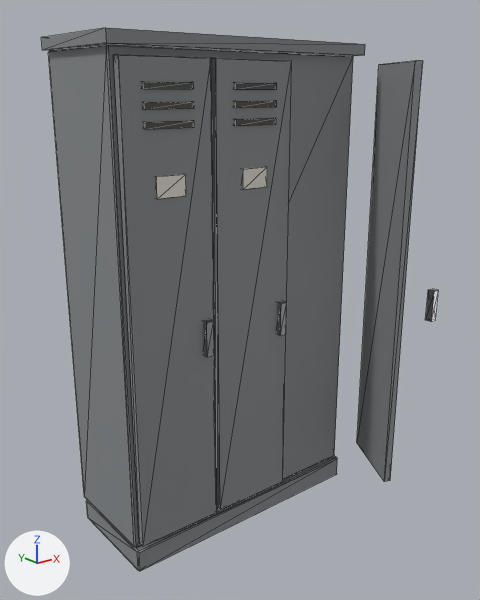
What one commit did to the FBX model unity/HorrorGame/Assets/Models/Dressing/Dress_LockerBank.fbx.
One viewpoint serves both versions: a camera (50 mm lens) standing at (-1.51, -2.04, 1.69) and looking at (0.04, -0.1, 0.91). Arrows for +X, +Y and +Z are at lower left; the lights stay in place. The first picture is the older version. Mesh edges are drawn as thin lines.

Before the edit, the objects in view are built like this:
```python
me_cube = bpy.data.meshes.new('Cube')
me_cube.from_pydata(...)  # 176 vertices, 280 faces; spans x -0.55..0.74, y -0.51..0.23, z 0.0..1.86
# faces by material slot: [136, 72, 36, 24, 12]
me_cube.materials.append(mat_dress_steelpainted)  # grey #86898c
me_cube.materials.append(mat_dress_grime)  # dark grey #56534f
me_cube.materials.append(mat_dress_steelbare)  # grey #b3b5b8
me_cube.materials.append(mat_dress_paper)  # white #e5e1d7
me_cube.materials.append(mat_dress_clothstained)  # grey #9e988c
ob_dress_lockerbank = bpy.data.objects.new('Dress_LockerBank', me_cube)
ob_dress_lockerbank.location = (0.0, 0.0, 0.0)
```
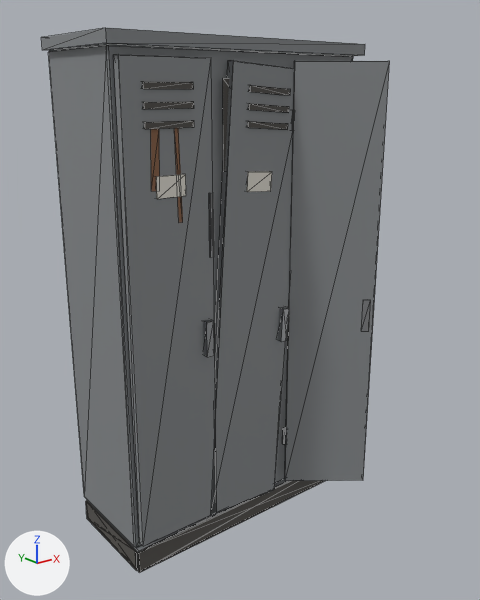
Boxes [x1, y1, x2, y2] around the edits, measured in the pictures (480 x 600 px; the box of a moved part takes in the faces that stretch with it):
'Dress_LockerBank', reshaped (12% narrower): before [41, 28, 439, 571]; after [41, 28, 390, 573]
part 1 of me_cube, moved or reshaped: before [211, 58, 292, 510]; after [211, 60, 295, 515]
part 2 of me_cube, added: after [282, 428, 286, 445]
part 3 of me_cube, moved or reshaped: before [277, 301, 287, 336]; after [361, 300, 371, 331]
part 4 of me_cube, added: after [137, 481, 324, 573]
part 5 of me_cube, added: after [86, 501, 137, 571]
part 6 of me_cube, rebuilt: before [242, 167, 267, 189]; after [246, 171, 272, 192]
part 7 of me_cube, deleted: before [425, 289, 439, 322]
part 8 of me_cube, built on: before [234, 61, 423, 482]; after [151, 61, 390, 481]
part 9 of me_cube, added: after [277, 307, 289, 341]
part 10 of me_cube, recoloured: before [234, 118, 276, 126]; after [209, 193, 214, 257]

The change in detail:
Material 'Dress_RustHeavy' (mat_dress_rustheavy) is new.
Its base color is (0.262, 0.132, 0.072) (brown #8c664c).
Its roughness is 0.95.
Material 'Dress_Cardboard' (mat_dress_cardboard) is new.
Its base color is (0.422, 0.322, 0.212) (beige #ae9a7f).
Its roughness is 0.95.
me_cube is used by ob_dress_lockerbank; location (0.0, 0.0, 0.0).
Verts and faces of me_cube; kept vertices keep their numbers, new ones are numbered from 176.
me_cube had 176 vertices, 280 faces and spanned x -0.55..0.74, y -0.51..0.23, z 0.0..1.86.
me_cube now has 280 vertices, 428 faces and spans x -0.55..0.55, y -0.44..0.23, z 0.0..1.86.
me_cube part 1: the loose piece of 8 vertices spanning x -0.17..0.17, y -0.23..-0.2, z 0.12..1.79 is turned 4 degrees about the y axis through its middle, then moved by (0.01, 0.0, -0.01).
me_cube part 2: a new loose piece, an 8-sided cylinder along z spanning x 0.172..0.194, y -0.231..-0.209, z 0.285..0.355, in mat_dress_steelbare (grey #b3b5b8).
me_cube part 3: the loose piece of 8 vertices spanning x 0.12..0.15, y -0.25..-0.22, z 0.79..0.92 is scaled about its middle by (0.788, 0.788, 1), then moved by (0.29, -0.17, 0.0).
me_cube part 4: a new loose piece, a box spanning x -0.528..0.528, y -0.216..-0.211, z 0.005..0.09, in mat_dress_grime (dark grey #56534f).
me_cube part 5: a new loose piece, a box spanning x -0.531..-0.526, y -0.2..0.2, z 0.005..0.09, in mat_dress_grime (dark grey #56534f).
me_cube part 6: the loose piece of 8 vertices spanning x -0.05..0.05, y -0.23..-0.22, z 1.37..1.43 is rebuilt with 8 vertices and now spans x -0.04..0.08, y -0.23..-0.22, z 1.35..1.42.
me_cube part 7: the loose piece of 8 vertices spanning x 0.71..0.74, y -0.51..-0.49, z 0.79..0.92 is deleted.
Part 8, on me_cube:
22 vertices are removed from x -0.09..0.68, y -0.51..-0.21, z 0.12..1.79.
36 faces are deleted.
10 vertices move from x -0.09..0.09, y -0.24..-0.22, z 1.58..1.66 to x -0.2..0.16, y -0.23..-0.21, z 1.14..1.73.
42 vertices are added at x -0.49..0.45, y -0.44..0.05, z 0.09..1.79.
12 new vertices lie (0.18, 0.0, -0.01) away from vertices in x -0.04..-0.03, y -0.24..-0.22, z 1.57..1.71.
6 new faces join them, mat_dress_rustheavy (brown #8c664c).
38 new faces join them, mat_dress_grime (dark grey #56534f).
12 new faces join them, mat_dress_cardboard (beige #ae9a7f).
12 new faces join them, mat_dress_steelpainted (grey #86898c).
Part 9, on me_cube:
New vertex 208 is at (0.12, -0.25, 0.77), pixel (281, 341).
New vertex 209 is at (0.13, -0.25, 0.9), pixel (283, 309).
New vertex 210 is at (0.12, -0.22, 0.77).
New vertex 211 is at (0.13, -0.22, 0.9).
New vertices 212 to 215 stand at vertices 208 to 211, in that order, plus (0.03, 0.0, -0.01).
New faces: (208, 209, 210), (210, 211, 214), (212, 214, 215), (208, 212, 209), (208, 210, 214), (211, 213, 215) (mat_dress_steelbare (grey #b3b5b8)).
New faces: (209, 211, 210), (211, 215, 214), (212, 215, 213), (209, 212, 213), (208, 214, 212), (209, 213, 211) (mat_dress_steelbare (grey #b3b5b8)).
me_cube part 10: 12 faces spanning x -0.2..-0.18, y -0.23, z 1.14..1.37 switch from mat_dress_grime (dark grey #56534f) to mat_dress_steelbare (grey #b3b5b8).
Other edits to the shape of me_cube do not show in these pictures.
me_cube gains material mat_dress_rustheavy (brown #8c664c).
me_cube gains material mat_dress_cardboard (beige #ae9a7f).
